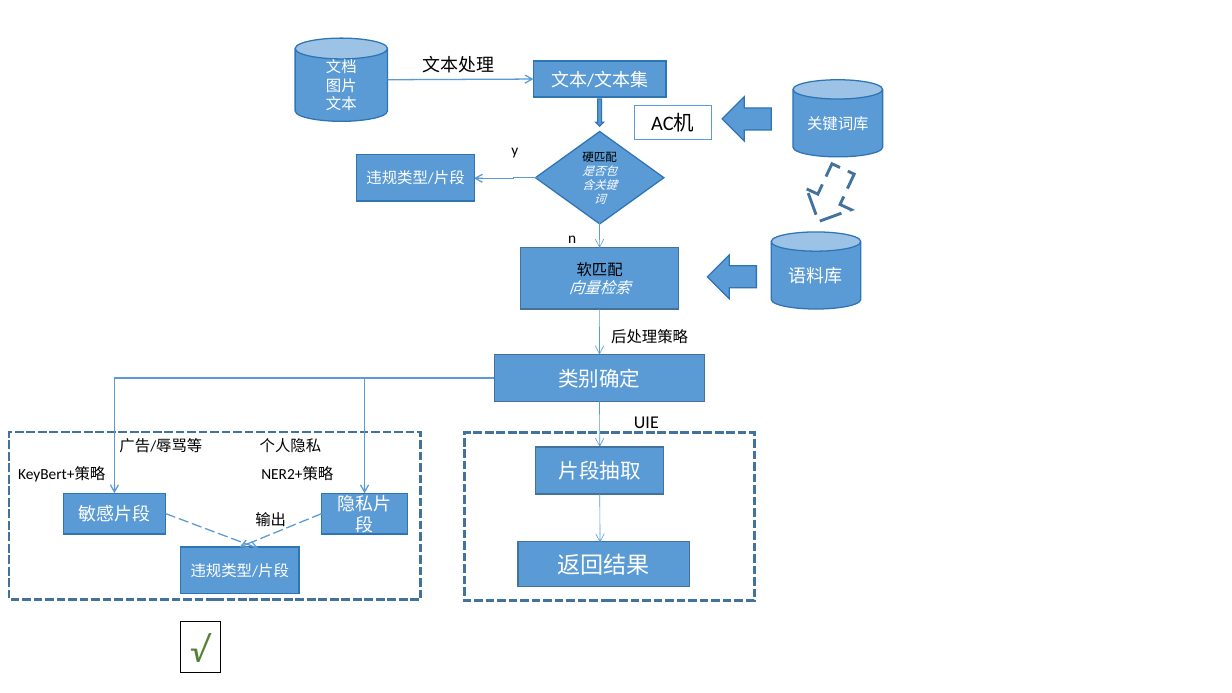
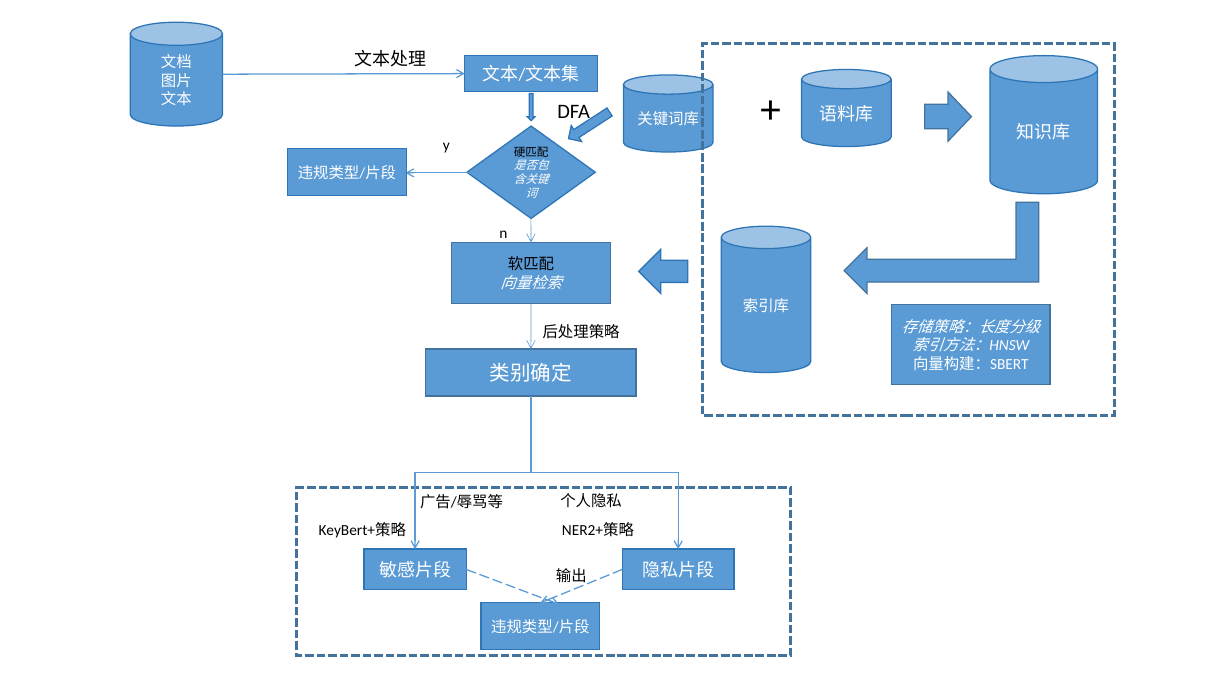
Before and after one commit to KATEhuang920909/qiji_compet, a slide deck: slide 8 of 流程图.pptx. Drawn at 1232x693 pixels with LibreOffice and Linux fonts; fonts in the diff are those of the drawing. Boxes give left, top, right and bottom in pixels: in the first picture for what was removed or moved away, otherwise in the second. Text is boxed around its words. In the diff, an @@ line names an element or a change of style, - is before the commit and + after.

```diff
--- a/流程图.pptx
+++ b/流程图.pptx
@@ cylinder "文档" resized from (x1=295, y1=38, x2=387, y2=121) to (x1=130, y1=22, x2=223, y2=126) @@
@@ rectangle added at (x1=702, y1=43, x2=1114, y2=416), outline #43739E 2.25 pt dashed @@
@@ cylinder added at (x1=990, y1=55, x2=1097, y2=193), fill #5B9BD5, outline #2E75B6 1 pt, 14 pt, text #FFFFFF @@
+知识库
@@ arrow moved from (387, 79) - (533, 79) to (223, 74) - (465, 74) @@
@@ cylinder "关键词库" moved from (x1=793, y1=79, x2=883, y2=156) to (x1=624, y1=75, x2=714, y2=152) @@
@@ text added at (x1=751, y1=78, x2=801, y2=137), 32 pt, text #000000 @@
++
@@ cylinder "语料库" moved from (x1=772, y1=232, x2=861, y2=309) to (x1=802, y1=69, x2=892, y2=146) @@
@@ text added at (x1=557, y1=105, x2=590, y2=124), 16 pt, text #000000 @@
+DFA
@@ left arrow at (x1=564, y1=104, x2=615, y2=146): rotation 0 to 327 degrees @@
@@ rectangle removed at (x1=634, y1=105, x2=712, y2=140) @@
-AC机
@@ right arrow added at (x1=925, y1=92, x2=972, y2=141), fill #5B9BD5, outline #43739E 1 pt @@
@@ down arrow removed at (x1=797, y1=159, x2=866, y2=232) @@
@@ 4 rectangles, 4 texts, 2 arrows, 1 diamond, 1 down arrow, 1 elbow arrow, 1 left arrow moved together from (x1=357, y1=56, x2=757, y2=402) to (x1=287, y1=50, x2=688, y2=396) @@
@@ bent up arrow added at (x1=845, y1=202, x2=1040, y2=294), fill #5B9BD5, outline #43739E 1 pt @@
@@ cylinder added at (x1=722, y1=226, x2=811, y2=372), fill #5B9BD5, outline #2E75B6 1 pt, 12 pt, text #FFFFFF @@
+索引库
@@ rectangle added at (x1=892, y1=304, x2=1051, y2=384), fill #5B9BD5, outline #43739E 1 pt, 12 pt, text #FFFFFF, italic @@
+存储策略：长度分级
+索引方法：HNSW
+向量构建：SBERT
@@ elbow arrow moved from (494, 378) - (115, 494) to (531, 396) - (415, 549) @@
@@ elbow arrow moved from (494, 378) - (365, 494) to (531, 396) - (678, 549) @@
@@ arrow removed from (600, 402) to (600, 447) @@
@@ text removed at (x1=634, y1=416, x2=659, y2=433) @@
-UIE
@@ rectangle removed at (x1=464, y1=433, x2=754, y2=600) @@
@@ rectangle removed at (x1=536, y1=447, x2=665, y2=494) @@
-片段抽取
@@ rectangle resized from (x1=9, y1=432, x2=421, y2=599) to (x1=297, y1=488, x2=791, y2=655) @@
@@ arrow removed from (600, 494) to (600, 543) @@
@@ 5 texts, 2 rectangles, 2 arrows moved together from (x1=18, y1=438, x2=333, y2=594) to (x1=319, y1=493, x2=634, y2=650) @@
@@ rectangle removed at (x1=518, y1=542, x2=689, y2=587) @@
-返回结果
@@ rectangle "隐私片段" resized from (x1=322, y1=494, x2=408, y2=534) to (x1=622, y1=549, x2=734, y2=590) @@
@@ rectangle removed at (x1=180, y1=622, x2=221, y2=673) @@
-√
```
Also in this commit, not shown: 9 other files.
